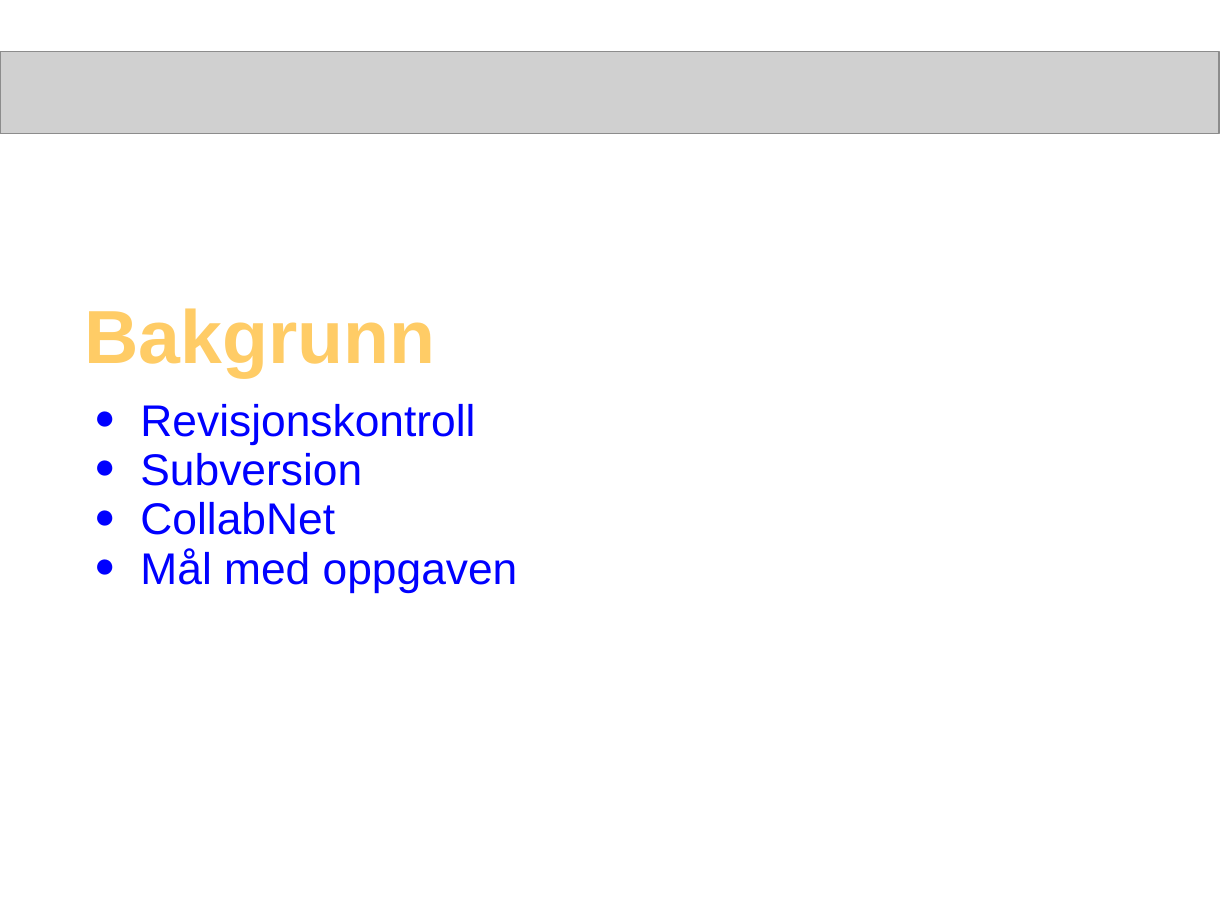
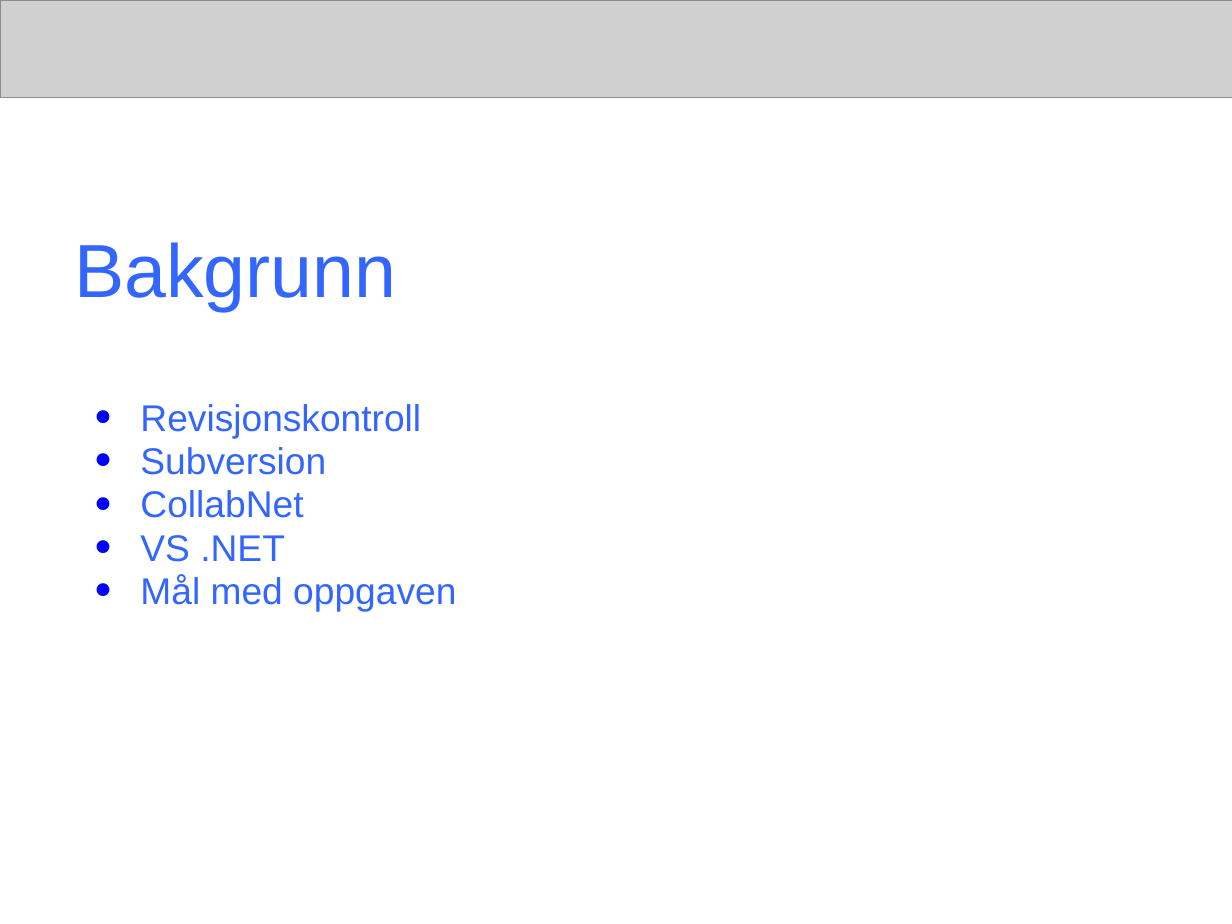
Before and after one commit to PhilJollans/AnkhSVN2019, a slide deck: slide 2 of doc/powerpoint/Subversion_addin_for_VS.NET.ppt. Drawn at 1232x924 pixels with LibreOffice and Linux fonts; fonts in the diff are those of the drawing; grey boxes stand for pictures. Boxes give left, top, right and bottom in pixels: in the first picture for what was removed or moved away, otherwise in the second. Text is boxed around its words. In the diff, an @@ line names an element or a change of style, - is before the commit and + after.

Commit message:
The presentation contain:
* Title of final project, name of authors
* Background
- Revision control: wc, revision, repository to be explained
- Subversion
- CollabNet
- VS.NET
- Aim of the final project

*Content
- Functionality of NSvn
- Navigation model of Ankh
- What can Ankh do?
- Example of how Ankh works: Manual demo performed at school PC
- Ankh Help: Manual demo performed at school PC
- Improvements of GUI
- Testing of Ankh
- Challenges and development environment
- Conclusion

White background, "ankh header" without letters or symbol

```diff
--- a/doc/powerpoint/Subversion_addin_for_VS.NET.ppt
+++ b/doc/powerpoint/Subversion_addin_for_VS.NET.ppt
@@ picture: place and size @@
-picture at box(0, 52, 1220, 134)
+picture at box(0, 0, 1232, 97)
@@ title "Bakgrunn": place and size @@
-title "Bakgrunn" at box(84, 308, 435, 378)
+title "Bakgrunn" at box(74, 242, 396, 311)
@@ title "Bakgrunn" at box(74, 242, 396, 311): text colour #FFCC66 to #3366FF, bold off @@
@@ text at box(140, 404, 456, 611): size 25.9 to 21.7 pt, text colour #0000FF to #3366FF in "Revisjonskontroll", "Subversion", "CollabNet", "Mål med oppgaven" @@
@@ text at box(140, 535, 285, 562): paragraph added @@
+● VS .NET
```
Also in this commit, not shown: 12 other slides changed, 9 slides added, 7 slides removed.
